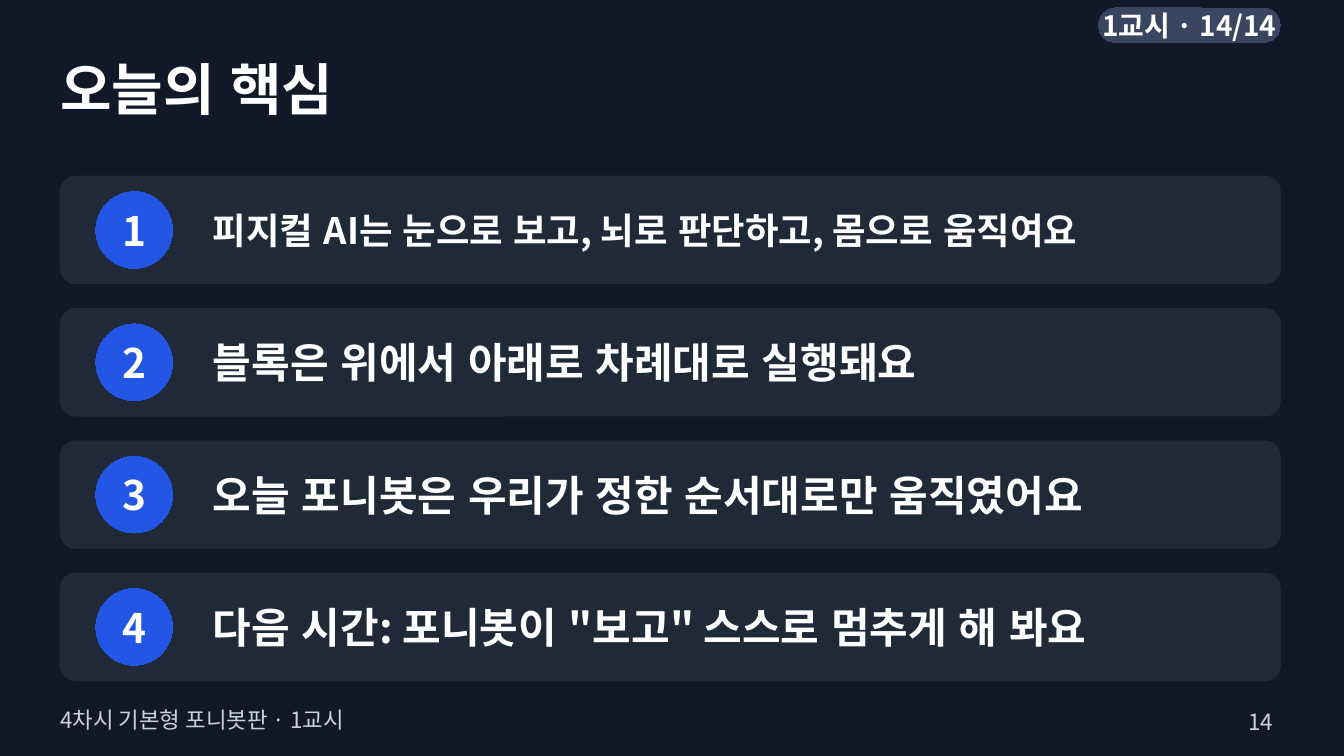
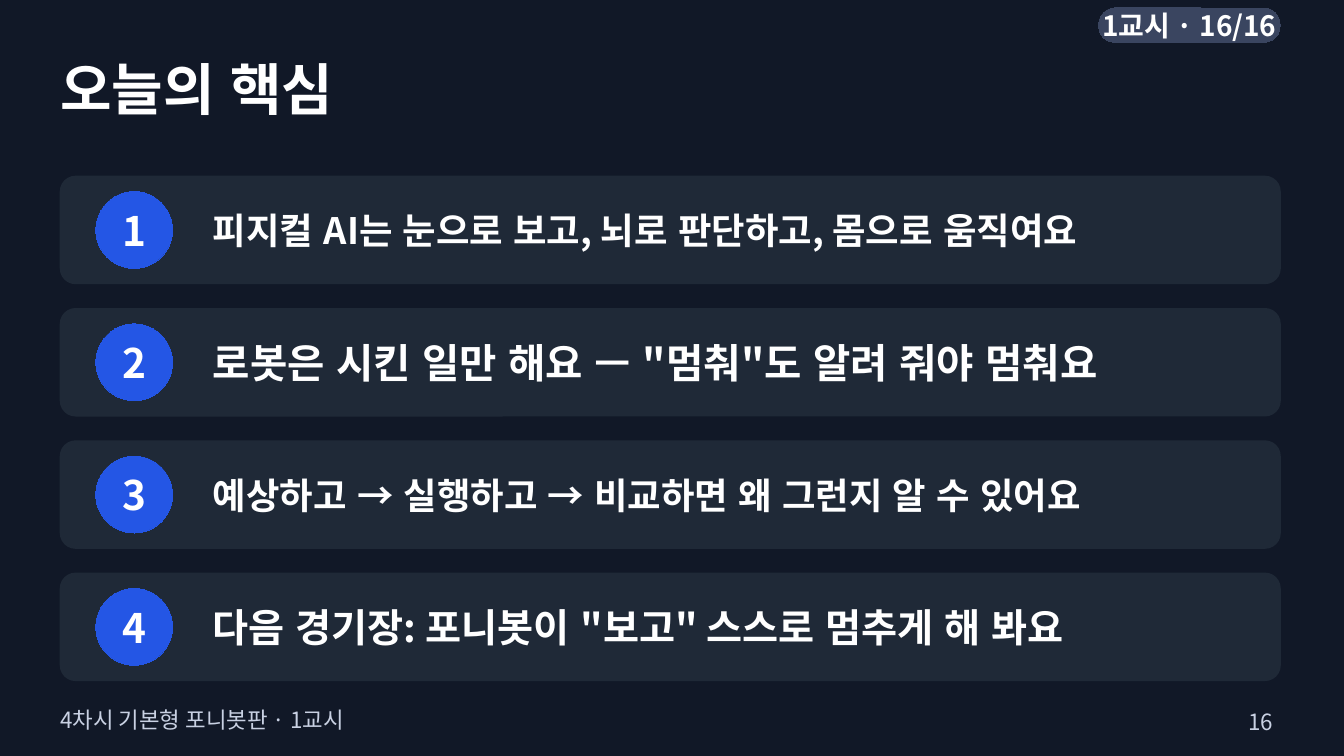
Before and after one commit to boundaryx01-uniquelife/microbit, a slide deck: slide 16 of bridge/ponybot/materials/포니봇_4차시_기본형/ponybot_4차시_수업슬라이드.pptx (slide 14 before the commit). Drawn at 1344x756 pixels with LibreOffice and Linux fonts; fonts in the diff are those of the drawing. Boxes give left, top, right and bottom in pixels: in the first picture for what was removed or moved away, otherwise in the second. Text is boxed around its words. In the diff, an @@ line names an element or a change of style, - is before the commit and + after.

```diff
--- a/bridge/ponybot/materials/포니봇_4차시_기본형/ponybot_4차시_수업슬라이드.pptx
+++ b/bridge/ponybot/materials/포니봇_4차시_기본형/ponybot_4차시_수업슬라이드.pptx
@@ text in rounded rectangle at (1102, 8, 1277, 44): text changed @@
-1교시 · 14/14
+1교시 · 16/16
@@ text at (213, 344, 1097, 382): text changed; size 30 to 29 pt @@
-블록은 위에서 아래로 차례대로 실행돼요
+로봇은 시킨 일만 해요 — "멈춰"도 알려 줘야 멈춰요
@@ text at (213, 478, 1080, 513): text changed; size 30 to 26 pt @@
-오늘 포니봇은 우리가 정한 순서대로만 움직였어요
+예상하고 → 실행하고 → 비교하면 왜 그런지 알 수 있어요
@@ text at (213, 609, 1063, 646): text changed; size 30 to 28 pt @@
-다음 시간: 포니봇이 "보고" 스스로 멈추게 해 봐요
+다음 경기장: 포니봇이 "보고" 스스로 멈추게 해 봐요
@@ page number at (1248, 713, 1273, 731): text changed @@
-14
+16
```
Also in this commit, not shown: 10 other slides changed, 5 slides added, 3 slides removed, 20 other files.
